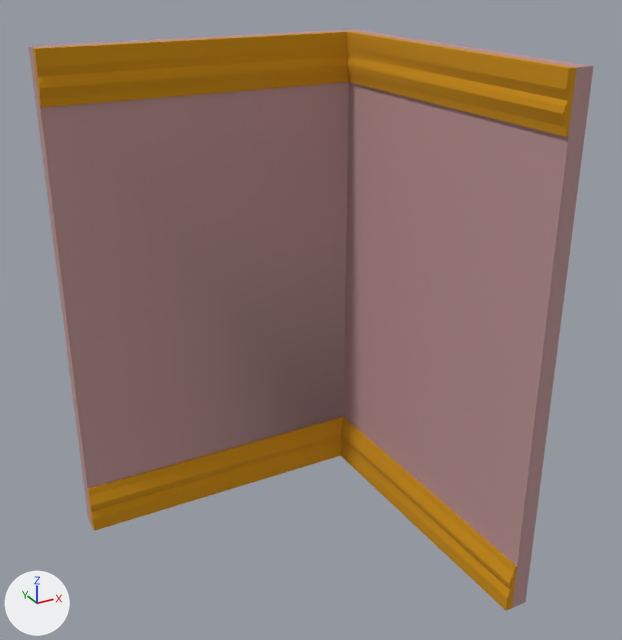
Two versions of the FBX model ArtAssets/Environment/SM_CornerTile_2M.fbx, one commit apart.
Before and after are seen from a camera (50 mm lens) standing at (-1.98, -3.84, 3.5) and looking at (0.12, -0.02, 1.59). Arrows for +X, +Y and +Z are at lower left; the lights stay in place. The older version comes first. Where no turn or scale is listed for an object, it has been applied to the vertices. Vertices at exactly the same position are counted once.

In view in the first picture: 'SM_CornerTile_2M'.
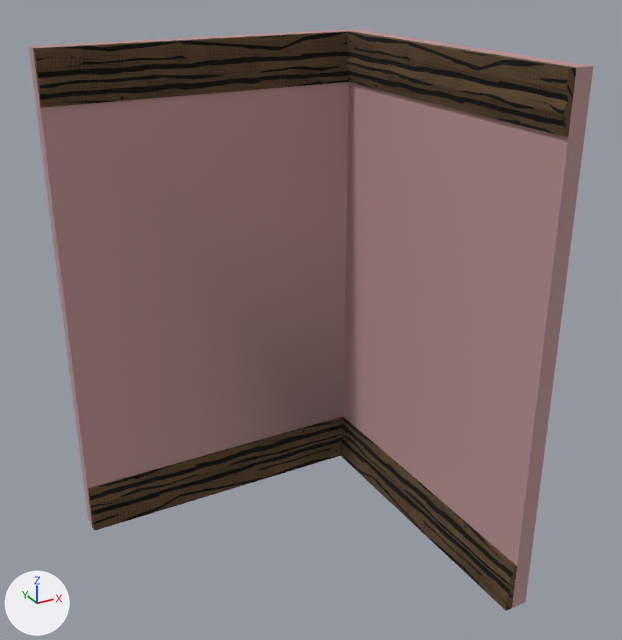
Location of each change, [x1, y1, x2, y2] in pixels of the pictures (622 x 640 px):
'SM_CornerTile_2M', recoloured, surface changed (darker)
    both: [30, 29, 579, 611]
part 1 of me_mesh, recoloured (orange to brown)
    both: [33, 31, 577, 611]
part 2 of me_mesh, surface changed (darker)
    both: [30, 29, 579, 611]

What the commit changed:
Picture 'T_WoodTrimSheet_Diffuse.png' (img_t_woodtrimsheet_diffuse_png) is new.
Material 'TrimSheet_Wood' (mat_trimsheet_wood) is new.
Its texture is img_t_woodtrimsheet_diffuse_png.
Its roughness is 1.0.
me_mesh has 81 vertices, 64 faces and spans x -1.0..1.0, y -1.0..1.0, z 0.0..3.0.
me_mesh is used by ob_sm_cornertile_2m; location (0.0, 0.0, 0.0).
me_mesh part 1: all 56 faces that had it switch from mat_trimsheet (orange #ce9000) to mat_trimsheet_wood (picture img_t_woodtrimsheet_diffuse_png).
me_mesh part 2: texture (UV) coordinates of 61 of 64 faces, centred in x -1.0..1.0, y -1.0..0.95, z 0.0..3.0, changed; they spanned u 0.0..5.06, v 0.0..2.58 and now span u 0.0..1.0, v 0.0..0.99.
